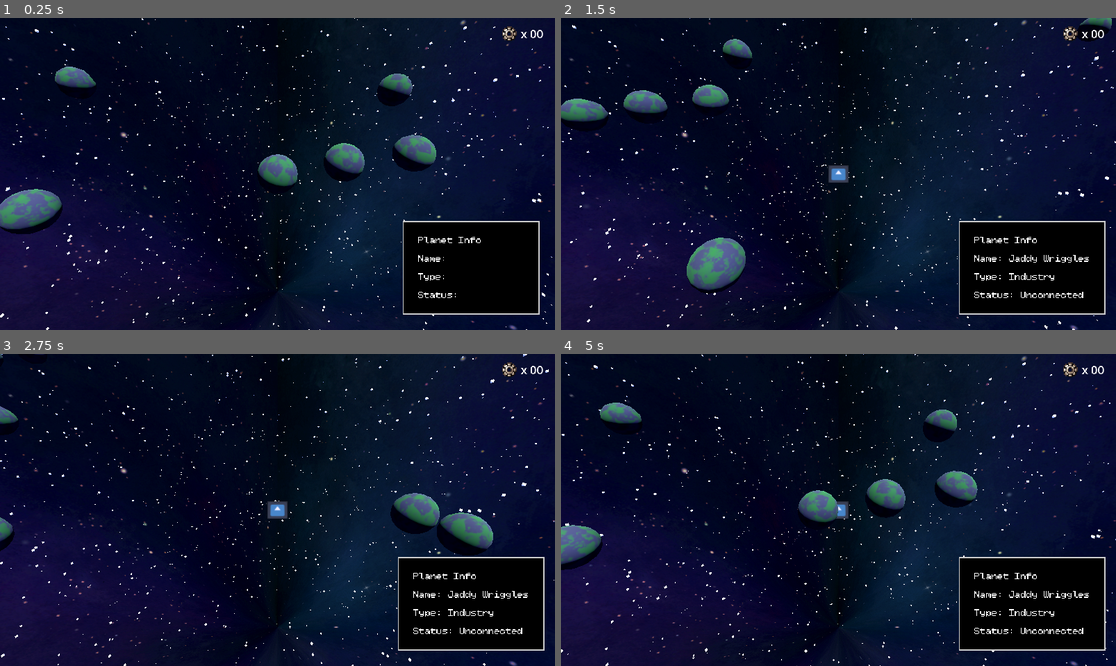
Above: before the commit, frames 1-4 (two rows, left to right).
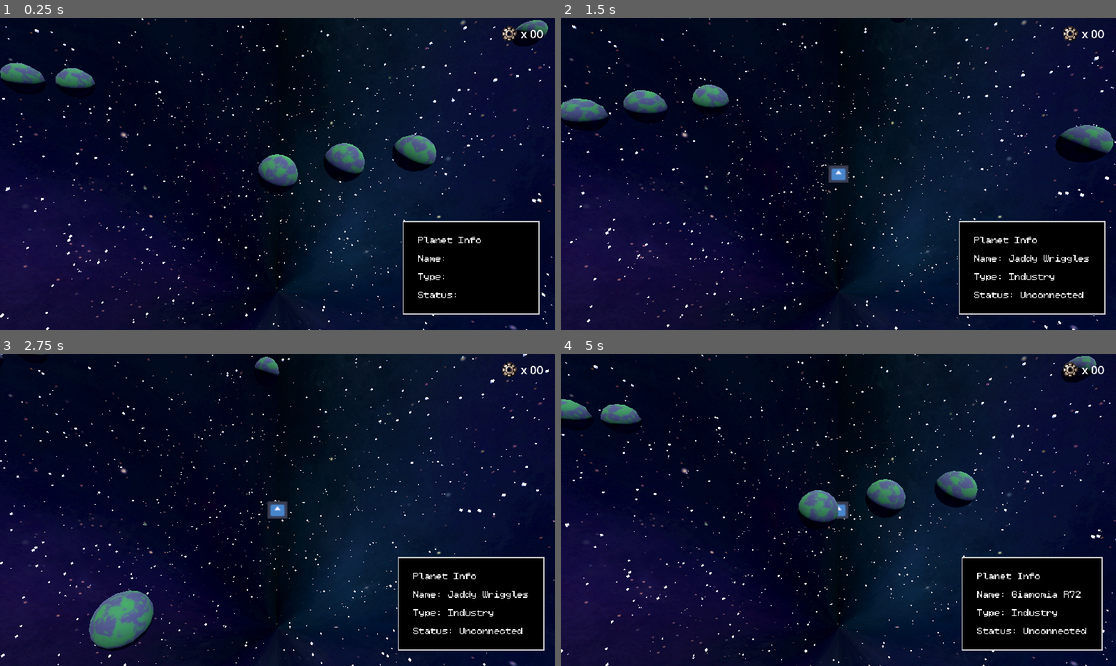
Above: after the commit, the same moments.

Repository: hazimbharis/worldlinkergame
Game: Godot game, scene res://scenes/GameScene.tscn
The game is run twice, just before and just after one commit, with the same random seed, the same clock (stepped at 60 frames per second) and the same inputs. The engine's default icon, where the game draws it, is replaced by a stand-in: a white triangle on a blue panel in a dark square.
Inputs (mouse positions are in pixels of both pictures, inside the frame that each line leads up to):
- Up to frame 1 (0.25 s): no input
- Up to frame 2 (1.5 s): move the mouse to (960, 158) at 0.52 s; hold D (right) 0.53-1.28 s; click (960, 158) at 0.67 s; move the mouse to (727, 189) at 1.27 s; hold S (down) from 1.28 s (still down)
- Up to frame 3 (2.75 s): move the mouse to (333, 441) at 2.02 s; release S (down) at 2.03 s; hold D (right) from 2.03 s (still down)
- Up to frame 4 (5 s): move the mouse to (810, 572) at 2.77 s; release D (right) at 2.78 s; hold W (up) 2.78-3.53 s; click (810, 572) at 2.92 s; move the mouse to (1005, 556) at 3.52 s; hold A (left) from 3.53 s (still down); move the mouse to (672, 463) at 4.27 s

The runs differ from the first frame. In frame 1, 3.5% of the frame differs, in the area x 0-99%, y 0-70%; in frame 2, 3.5%; in frame 3, 4.1%, in the area x 0-89%, y 0-96%; in frame 4, 3.8%.

Commit message:
added a bit more to randomize objects function
its not finished but my brain cant figure out the rest rn

Diff:
--- a/resources/PlanetAttributes.gd
+++ b/resources/PlanetAttributes.gd
@@ -1,5 +1,16 @@
 extends Resource
 class_name PlanetAttributes
+
+enum PlanetTypes {
+	INDUSTRY,
+	RESIDENTIAL,
+	RESOURCERICH
+}
+
+enum PlanetStatus {
+	UNCONNECTED,
+	CONNECTED
+}
 
 @export var planet_type: String = "Industry"
 @export var planet_name: String = "Jaddy Wriggles"
--- /dev/null
+++ b/resources/PlayerResources.gd
@@ -0,0 +1,3 @@
+extends Node
+
+@export var materials : int = 0
--- a/scenes/BasicPlanet.tscn
+++ b/scenes/BasicPlanet.tscn
@@ -50,18 +50,19 @@
 radius = 1.1
 
 [sub_resource type="Resource" id="Resource_igawd"]
+resource_local_to_scene = true
 script = ExtResource("4_6s4jh")
 planet_type = "Industry"
 planet_name = "Jaddy Wriggles"
 planet_status = "Unconnected"
 
 [node name="Planet" type="Area3D" node_paths=PackedStringArray("planet_mesh")]
-transform = Transform3D(-0.943794, 0, -0.330532, 0, 1, 0, 0.330532, 0, -0.943794, 0, 0, 0)
+transform = Transform3D(0.512813, 0, -0.858499, 0, 1, 0, 0.858499, 0, 0.512813, 0, 0, 0)
 script = ExtResource("1_a4kjc")
 planet_mesh = NodePath("Mesh")
 
 [node name="Mesh" type="MeshInstance3D" parent="."]
-transform = Transform3D(1, 0, 0, 0, 0.948905, 0, 0, 0, 1, 0, 0, 0)
+transform = Transform3D(1, 0, 0, 0, 0.967961, 0, 0, 0, 1, 0, 0, 0)
 mesh = SubResource("ArrayMesh_mvxai")
 skeleton = NodePath("")
 
--- a/scenes/GameScene.tscn
+++ b/scenes/GameScene.tscn
@@ -37,13 +37,13 @@
 [node name="Planets" type="Node" parent="."]
 
 [node name="Planet" parent="Planets" instance=ExtResource("4_0pgb7")]
-transform = Transform3D(0.2203, 0, -0.97543, 0, 1, 0, 0.97543, 0, 0.2203, 0, 0, 0)
+transform = Transform3D(0.0270067, 0, 0.999633, 0, 1, 0, -0.999633, 0, 0.0270067, 0, 0, 0)
 
 [node name="Planet2" parent="Planets" instance=ExtResource("4_0pgb7")]
-transform = Transform3D(-0.447765, 0, 0.894151, 0, 1, 0, -0.894151, 0, -0.447765, 3.36269, 0, -0.675941)
+transform = Transform3D(0.573527, 0, 0.819186, 0, 1, 0, -0.819186, 0, 0.573527, 3.36269, 0, -0.675941)
 
 [node name="Planet3" parent="Planets" instance=ExtResource("4_0pgb7")]
-transform = Transform3D(0.713325, 0, -0.700833, 0, 1, 0, 0.700833, 0, 0.713325, 7.09917, 0, -1.25548)
+transform = Transform3D(-0.382165, 0, -0.924094, 0, 1, 0, 0.924094, 0, -0.382165, 7.09917, 0, -1.25548)
 
 [node name="CanvasLayer" parent="." instance=ExtResource("5_sfxou")]
 
--- a/scenes/UI_Overlay.tscn
+++ b/scenes/UI_Overlay.tscn
@@ -50,6 +50,7 @@
 layout_mode = 2
 
 [node name="Label" type="Label" parent="InfoboxContainer/MarginContainer/HBoxContainer"]
+layout_direction = 1
 layout_mode = 2
 theme_override_fonts/font = ExtResource("2_6f6p1")
 text = "Planet Info
--- a/scripts/game.gd
+++ b/scripts/game.gd
@@ -1,24 +1,28 @@
 extends Node3D
 
 var planet = preload("res://scenes/BasicPlanet.tscn")
+var asteroid = preload("res://scenes/AsteroidCloud.tscn")
 
 var planetTypes = ["Industry", "Residential", "Resource-Rich"]
-var planetNames = ["Tartarus", "Ledonides", "Epsilon Beanbula I", "Giamomia R72", "Crukides XI"]
+var planetNames = ["Tartarus", "Ledonides", "Beanbula I", "Giamomia R72", "Crukides XI"]
 
 var objectChance = 0
 var planetChance = 0
 var clusterSize = 0
 var clusterType = 0
 var initialSpawn = Vector2.ZERO
+var branchSpawn = Vector2.ZERO
 #
 
 func _ready():
 	# do this 20 times
 	var group = get_node("Planets")
-	get_node("Planets")
 	for i in range(20):
 		randomize()
-		"""
+		initialSpawn.x = randf_range(-40, 40)
+		initialSpawn.y = randf_range(-40, 40)
+
+
 		#decide if its a cluster or lone planet or obstacle - maybe no lone planets
 		objectChance = randi_range(1,3)
 		match objectChance:
@@ -26,13 +30,32 @@
 				clusterType = randi_range(1,3)
 				clusterSize = randi_range(3,5)
 				for j in range(clusterSize):
+					branchSpawn.x = randf_range(initialSpawn.x-1, initialSpawn.x+1)
+					branchSpawn.y = randf_range(initialSpawn.y-1, initialSpawn.y+1)
 					match clusterType:
 						1: # single planet type cluster
-							planetChance = randi_range(1,3)
+							var new_planet = planet.instantiate()
+							new_planet.position.x = branchSpawn.x
+							new_planet.position.z = branchSpawn.y
+							planetChance = randi_range(0,2)
+							new_planet.get_node("PlanetInfo").attributes.planet_name = planetNames[randi_range(0,4)]
+							new_planet.get_node("PlanetInfo").attributes.planet_type = planetTypes[0]
 							pass
 						2: # network-type cluster
+							var new_planet = planet.instantiate()
+							new_planet.position.x = branchSpawn.x
+							new_planet.position.z = branchSpawn.y
+							planetChance = randi_range(0,2)
+							new_planet.get_node("PlanetInfo").attributes.planet_name = planetNames[randi_range(0,4)]
+							new_planet.get_node("PlanetInfo").attributes.planet_type = planetTypes[1]
 							pass
 						3: # problem-required cluster
+							var new_planet = planet.instantiate()
+							new_planet.position.x = branchSpawn.x
+							new_planet.position.z = branchSpawn.y
+							planetChance = randi_range(0,2)
+							new_planet.get_node("PlanetInfo").attributes.planet_name = planetNames[randi_range(0,4)]
+							new_planet.get_node("PlanetInfo").attributes.planet_type = planetTypes[2]
 							pass
 				pass
 			2: #lone planet
@@ -40,24 +63,24 @@
 				new_planet.position.x = randf_range(-40, 40)
 				new_planet.position.z = randf_range(-40, 40)
 				planetChance = randi_range(0,2)
-				new_planet.info.attributes.planet_name = planetNames[randi_range(0,4)]
-				new_planet.info.attributes.planet_type = planetTypes[planetChance]
+				new_planet.get_node("PlanetInfo").attributes.planet_name = planetNames[randi_range(0,4)]
+				new_planet.get_node("PlanetInfo").attributes.planet_type = planetTypes[planetChance]
 				pass
 			3: #obstacle
 				clusterSize = randi_range(3,5)
 				for j in range(clusterSize):
 					pass
 				pass
-		"""
-		# set its global_position to two random (float)
-		# values lying somewhere between -40 and 40
-		# create a new instance of the planet scene
+
 		var new_planet = planet.instantiate()
 		new_planet.position.x = randf_range(-40, 40)
 		new_planet.position.z = randf_range(-40, 40)
+		planetChance = randi_range(0,2)
+		new_planet.get_node("PlanetInfo").attributes.planet_name = planetNames[randi_range(0,4)]
+		new_planet.get_node("PlanetInfo").attributes.planet_type = planetTypes[planetChance]
 		#new_planet.get_node("Mesh").mesh.surface_get_material(0).albedo_color = Color(randf(),randf(),randf())
 		#doesnt work, changes color of all planets
-		# add it as a child of this "universe"-node
+
 		group.add_child(new_planet)
 
 func _create_text(mouse_position):
Binary file added: assets/models/environment/Factory_FactoryTexture.png
Not shown, added: assets/models/environment/Factory_FactoryTexture.png.import
Not shown, added: assets/models/environment/FoodResource.glb.import
Binary file added: assets/models/environment/FoodResource_FruitTreeTexture.png
Not shown, added: assets/models/environment/FoodResource_FruitTreeTexture.png.import
